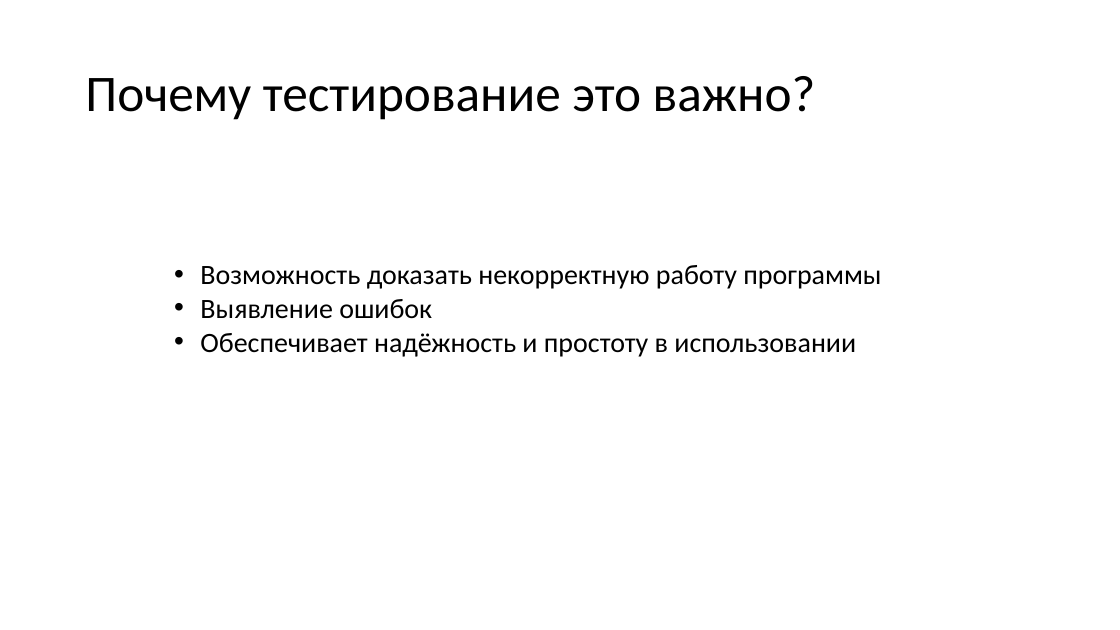
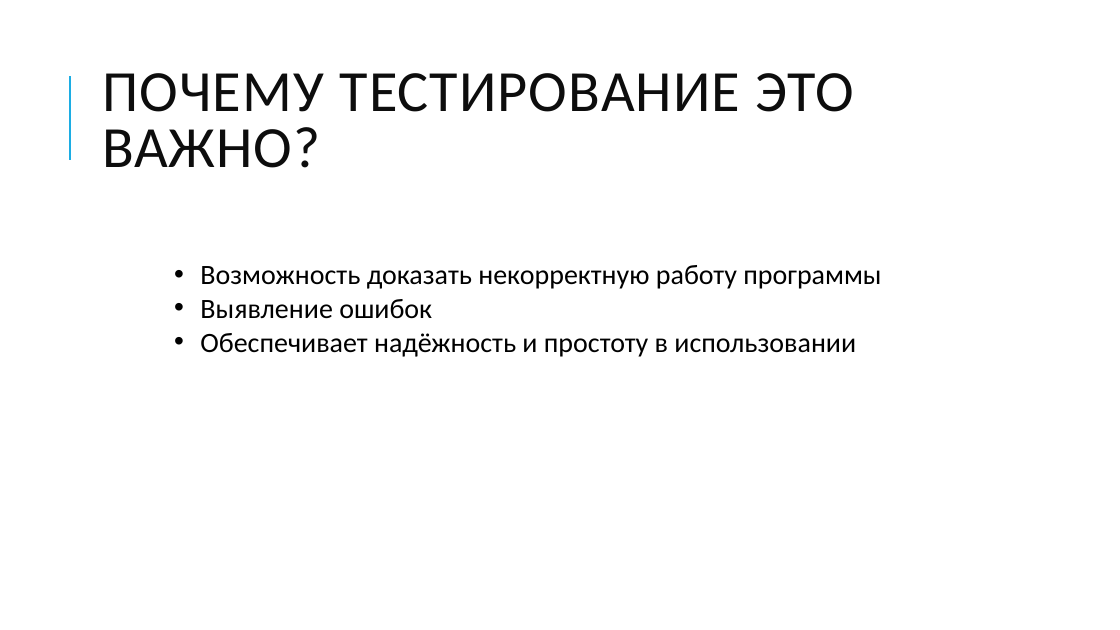
Before and after one commit to N0tilT/Timelon, a slide deck: slide 20 of docs/Timelon.pptx. Drawn at 1120x630 pixels with LibreOffice and Linux fonts; fonts in the diff are those of the drawing. Boxes give left, top, right and bottom in pixels: in the first picture for what was removed or moved away, otherwise in the second. Text is boxed around its words. In the diff, an @@ line names an element or a change of style, - is before the commit and + after.

```diff
--- a/docs/Timelon.pptx
+++ b/docs/Timelon.pptx
@@ line added from (70, 160) to (70, 76), #1CADE4 1.5 pt @@
@@ title at [102, 73, 855, 168]: text changed; size 44 to 50 pt; text colour #000000 to #0D0D0D @@
-Почему тестирование это важно?
+ПОЧЕМУ ТЕСТИРОВАНИЕ ЭТО ВАЖНО?
```
Also in this commit, not shown: 24 other slides changed.
